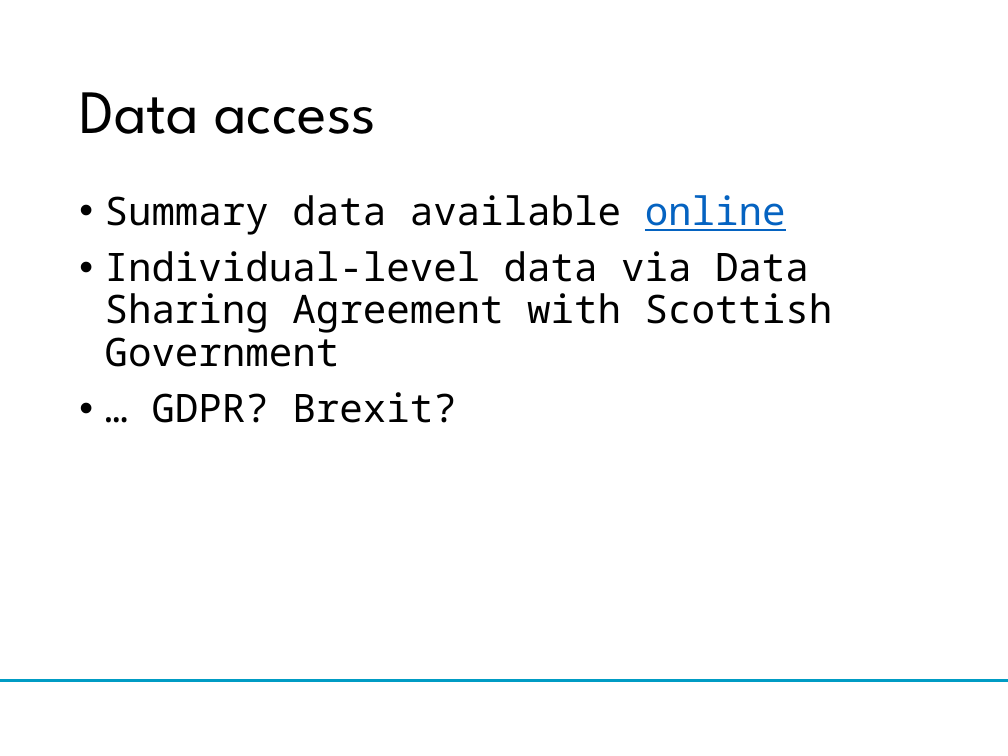
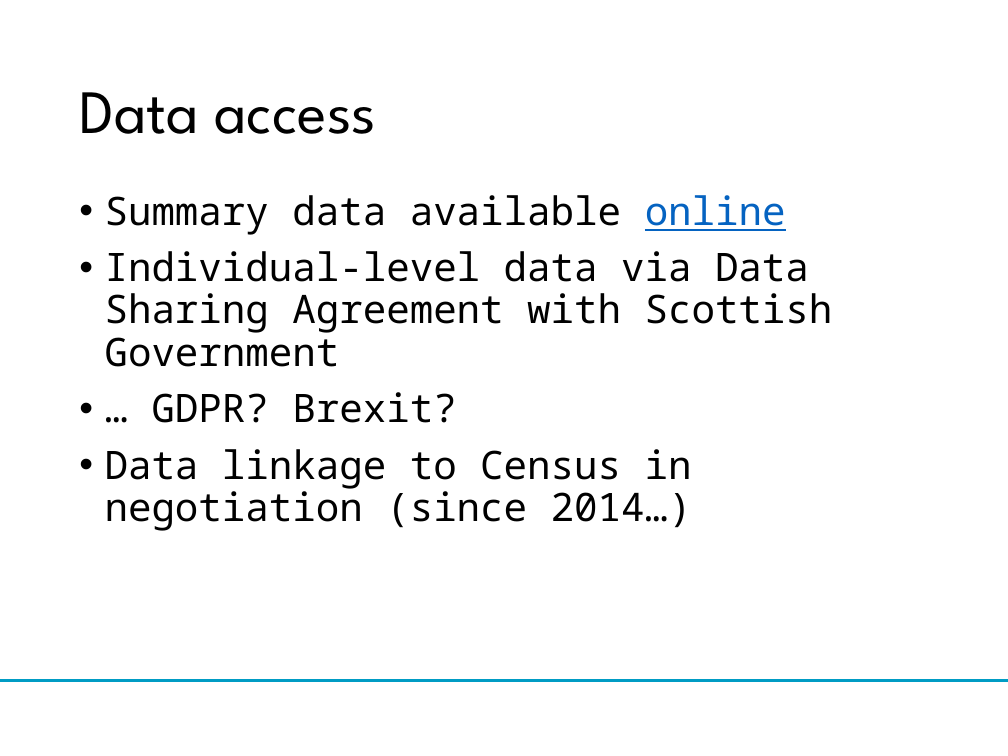
Before and after one commit to benmatthewsed/register_criminology_workshop, a slide deck: slide 9 of slides/soi_comparative_context-bm-v4.pptx. Drawn at 1008x756 pixels with LibreOffice and Linux fonts; fonts in the diff are those of the drawing; background and template pictures are left out. Boxes give left, top, right and bottom in pixels: in the first picture for what was removed or moved away, otherwise in the second. Text is boxed around its words. In the diff, an @@ line names an element or a change of style, - is before the commit and + after.

```diff
--- a/slides/soi_comparative_context-bm-v4.pptx
+++ b/slides/soi_comparative_context-bm-v4.pptx
@@ text at [105,449,692,531]: paragraph added @@
+• Data linkage to Census in negotiation (since 2014…)
```
Also in this commit, not shown: 3 other slides changed.
